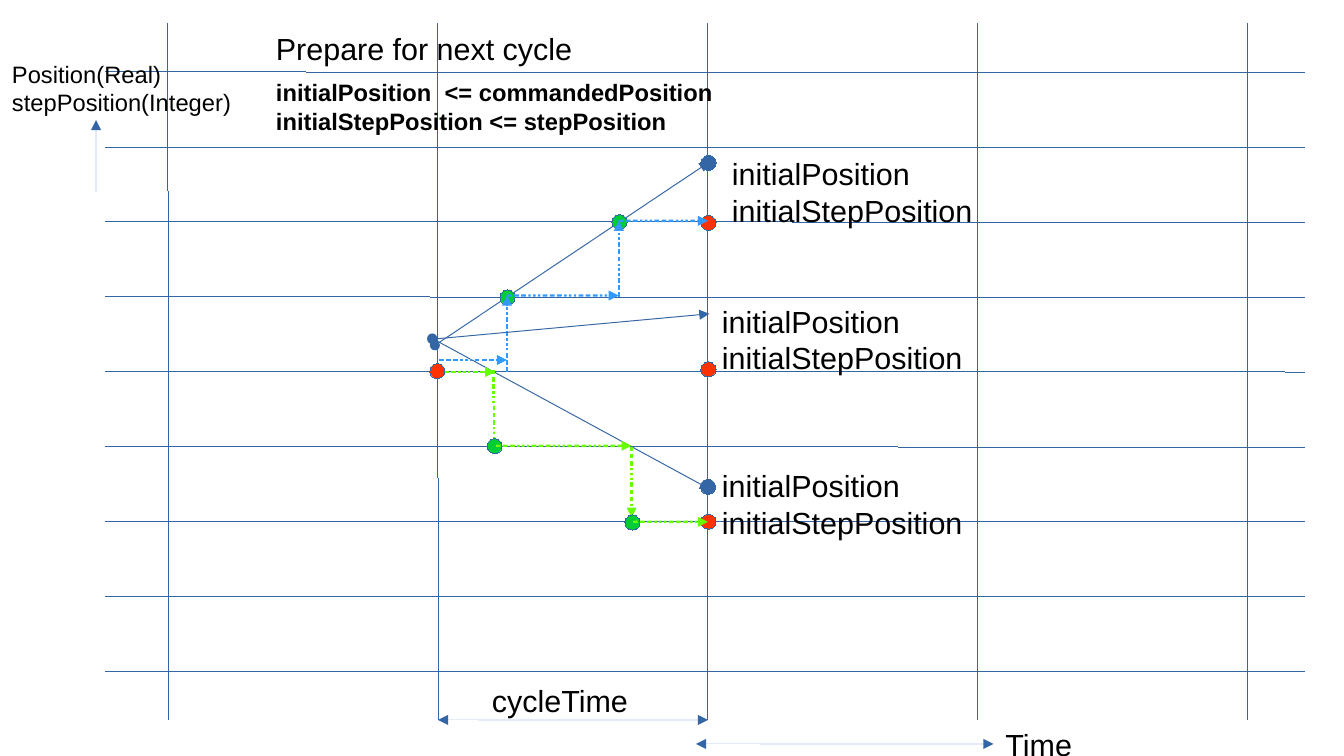
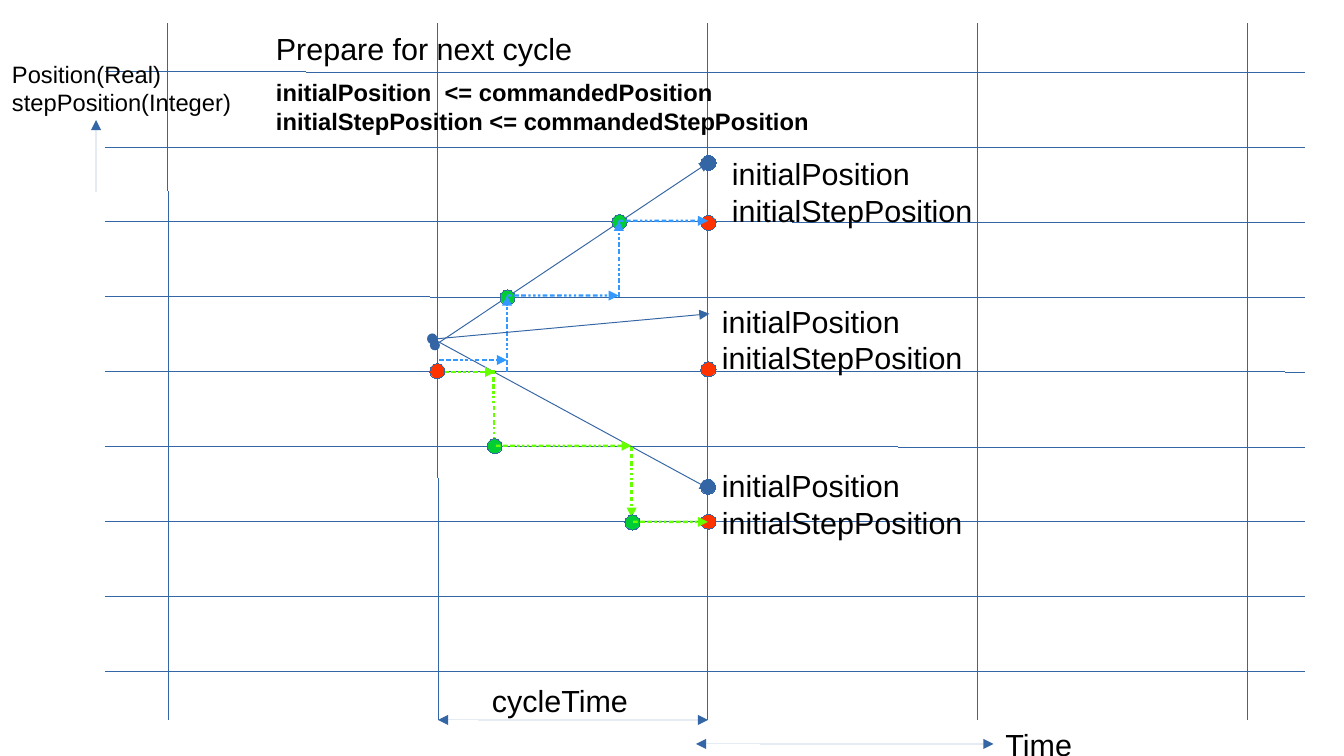
Before and after one commit to MetalMusings/MyOwnEtherCATDevice, a slide deck: slide 12 of Firmware/doc/Stepgen.odp. Drawn at 1344x756 pixels with LibreOffice and Linux fonts; fonts in the diff are those of the drawing. Boxes give left, top, right and bottom in pixels: in the first picture for what was removed or moved away, otherwise in the second. Text is boxed around its words. In the diff, an @@ line names an element or a change of style, - is before the commit and + after.

Commit message:
Class StepGen2 done after Stepgen.odb

```diff
--- a/Firmware/doc/Stepgen.odp
+++ b/Firmware/doc/Stepgen.odp
@@ text at (x1=276, y1=111, x2=809, y2=135): text changed @@
-initialStepPosition <= stepPosition
+initialStepPosition <= commandedStepPosition
```
Also in this commit, not shown: 7 other slides changed, 2 slides added, 4 other files.
